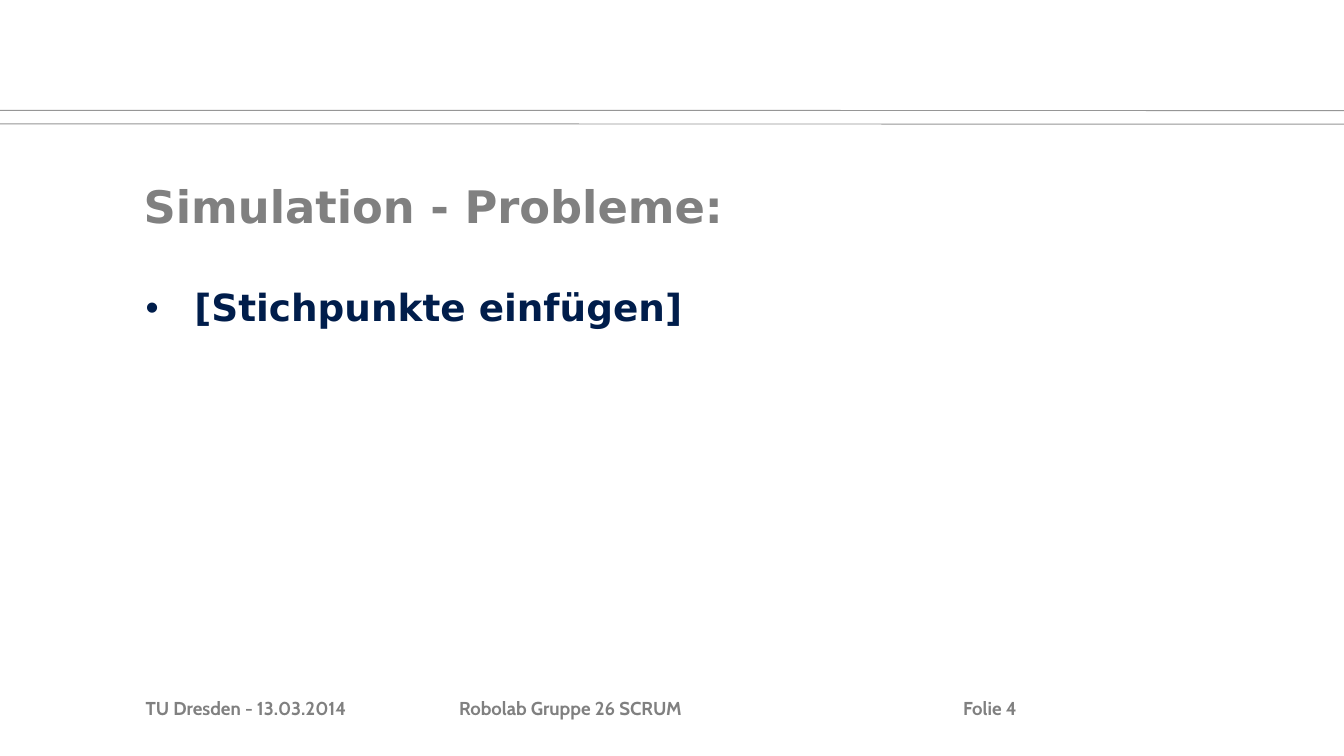
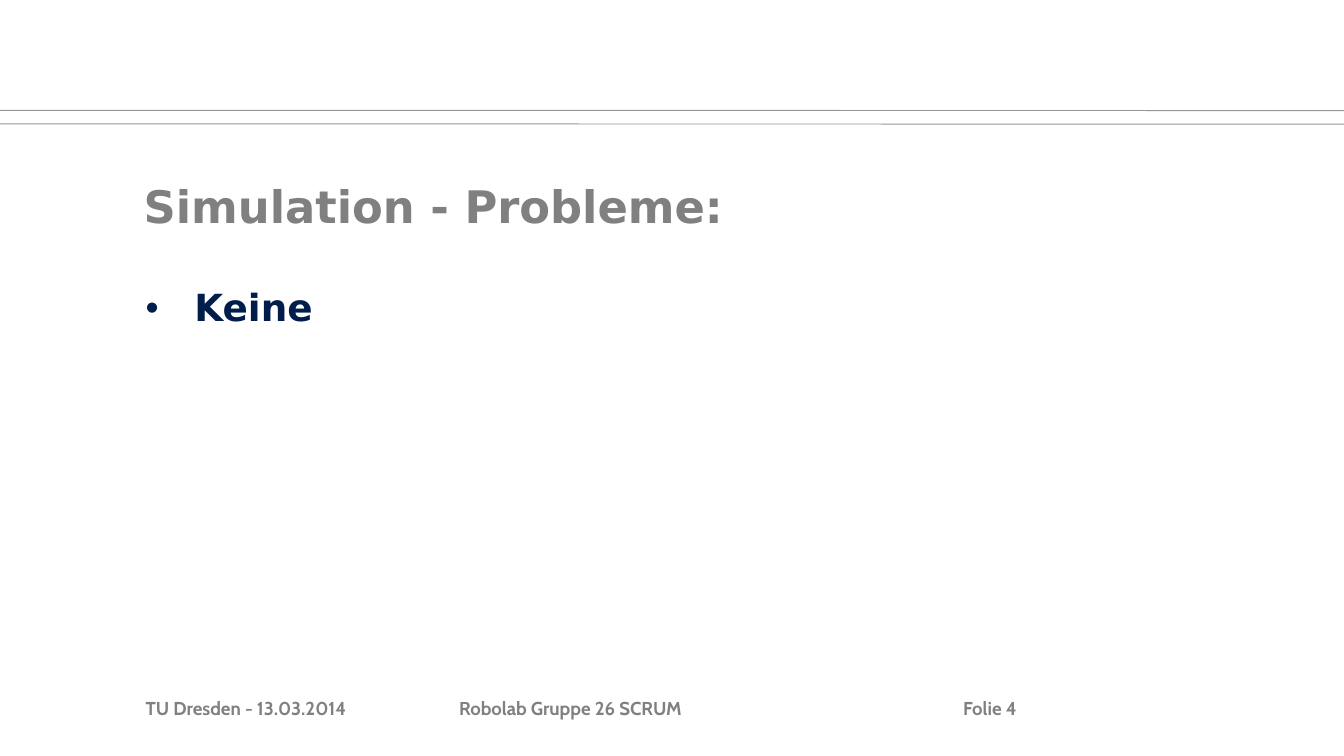
Before and after one commit to MarauderXtreme/robolab-2014, a slide deck: slide 4 of Scrum/scrum-13-03-14.ppt. Drawn at 1344x756 pixels with LibreOffice and Linux fonts; fonts in the diff are those of the drawing; background and template pictures are left out. Boxes give left, top, right and bottom in pixels: in the first picture for what was removed or moved away, otherwise in the second. Text is boxed around its words. In the diff, an @@ line names an element or a change of style, - is before the commit and + after.

```diff
--- a/Scrum/scrum-13-03-14.ppt
+++ b/Scrum/scrum-13-03-14.ppt
@@ text at (194,292,312,322): text changed @@
-• [Stichpunkte einfügen]
+• Keine
```
Also in this commit, not shown: 5 other slides changed, 3 other files.
